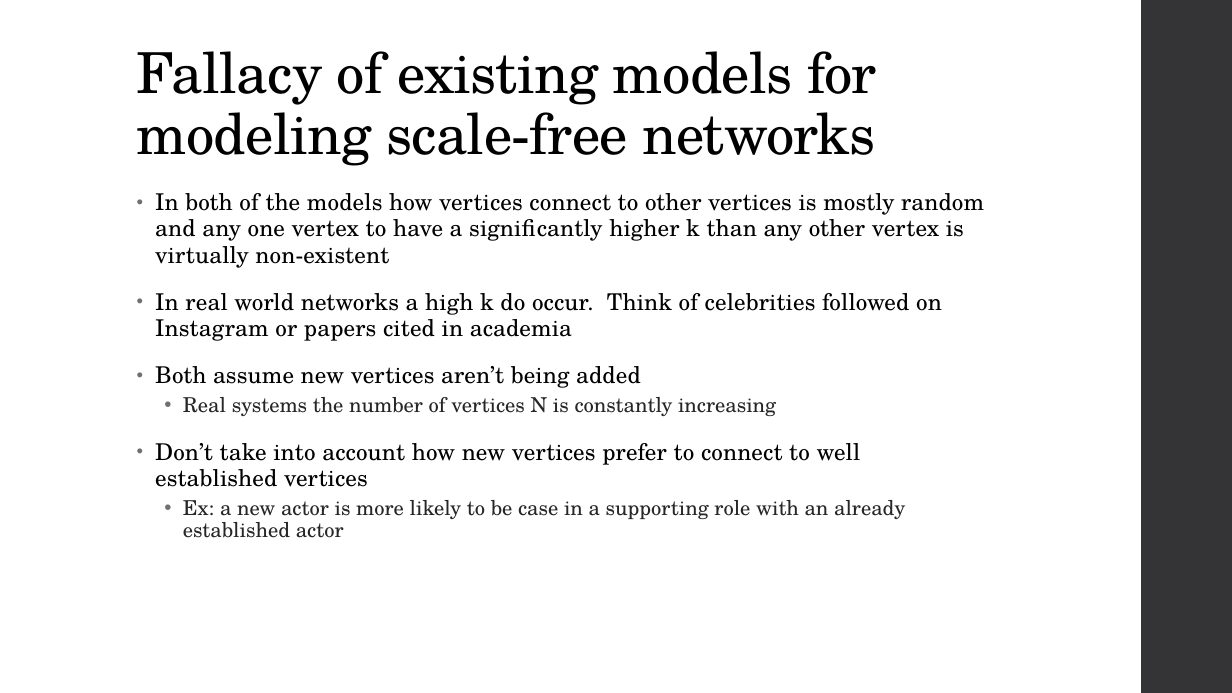
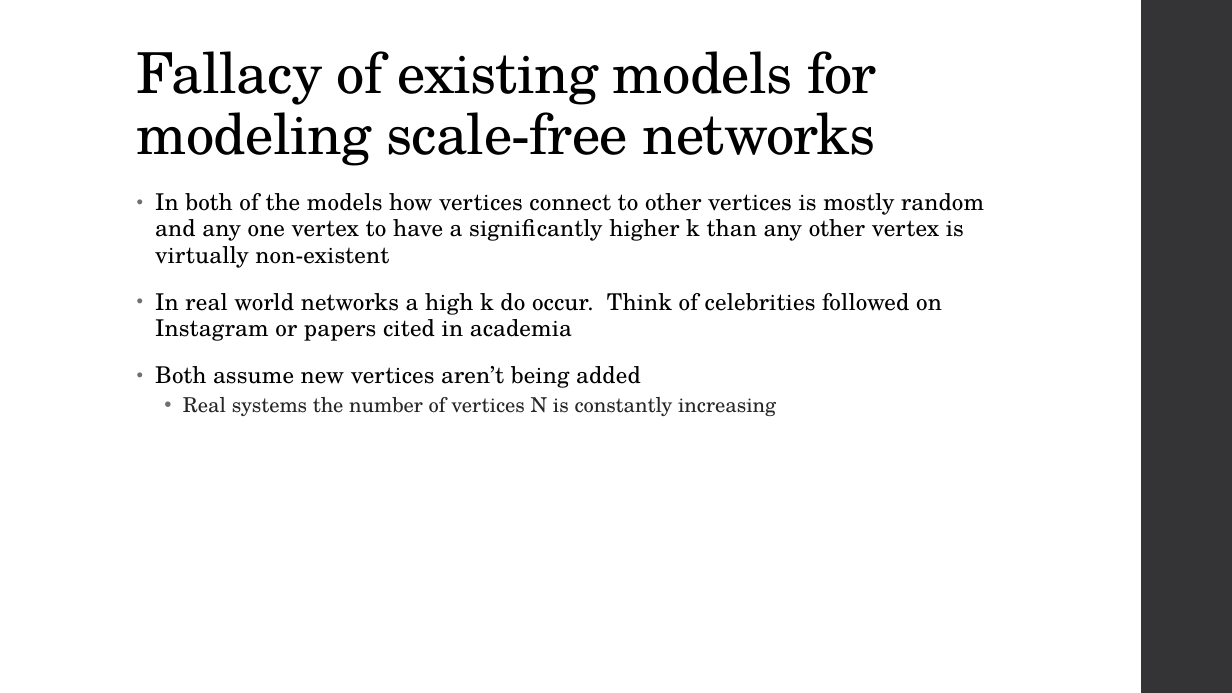
Before and after one commit to JefreyHildebrandt/UCF-Schoolwork, a slide deck: slide 9 of CAP6675 - Complex Adaptive Systems/EmergenceOfScalingPresentation/PresentationDraft2.pptx. Drawn at 1232x693 pixels with LibreOffice and Linux fonts; fonts in the diff are those of the drawing. Boxes give left, top, right and bottom in pixels: in the first picture for what was removed or moved away, otherwise in the second. Text is boxed around its words. In the diff, an @@ line names an element or a change of style, - is before the commit and + after.

```diff
--- a/CAP6675 - Complex Adaptive Systems/EmergenceOfScalingPresentation/PresentationDraft2.pptx
+++ b/CAP6675 - Complex Adaptive Systems/EmergenceOfScalingPresentation/PresentationDraft2.pptx
@@ text at [155,443,905,538]: paragraphs removed @@
-• Don’t take into account how new vertices prefer to connect to well established vertices
-  • Ex: a new actor is more likely to be case in a supporting role with an already established actor
```
Also in this commit, not shown: 10 other slides changed.
